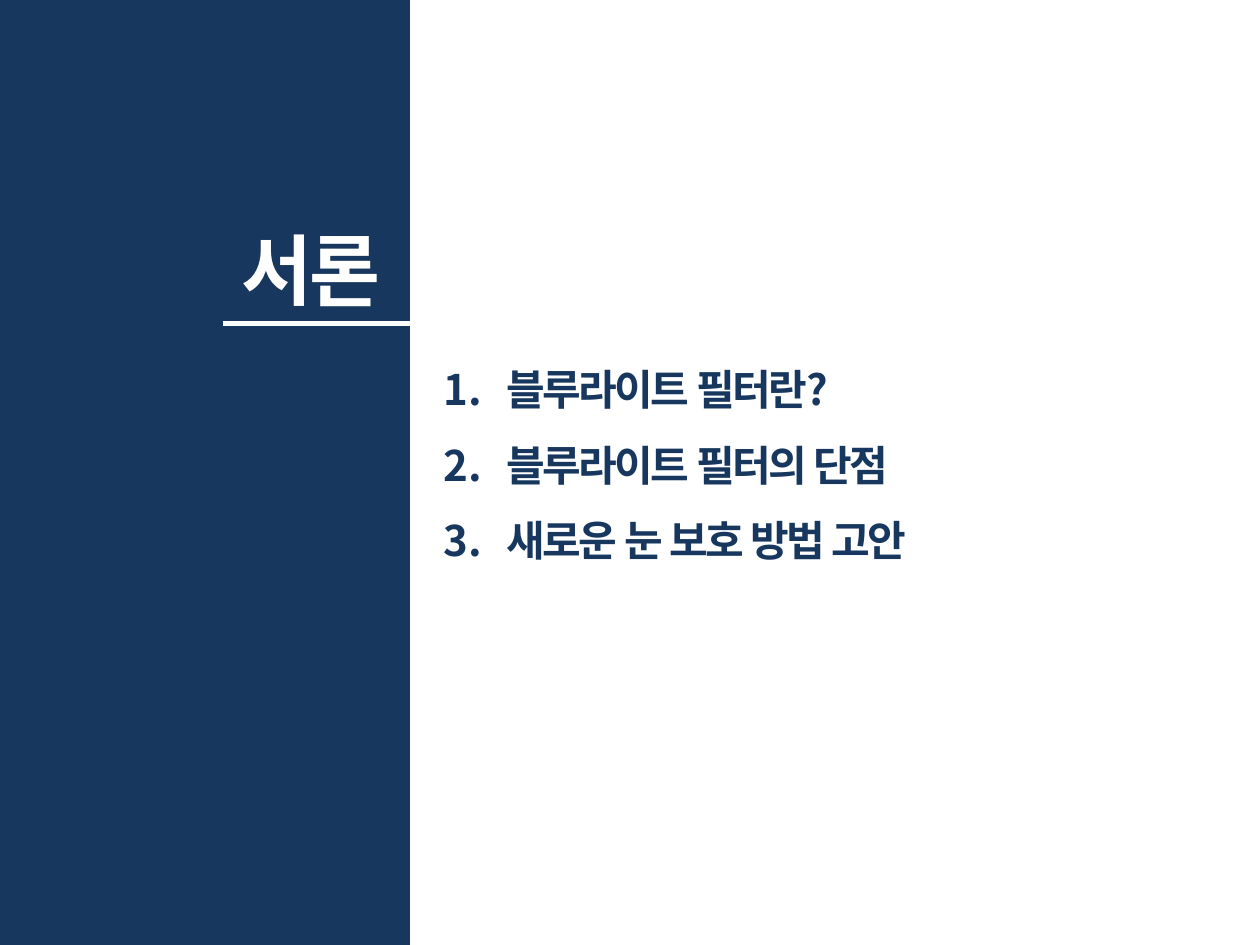
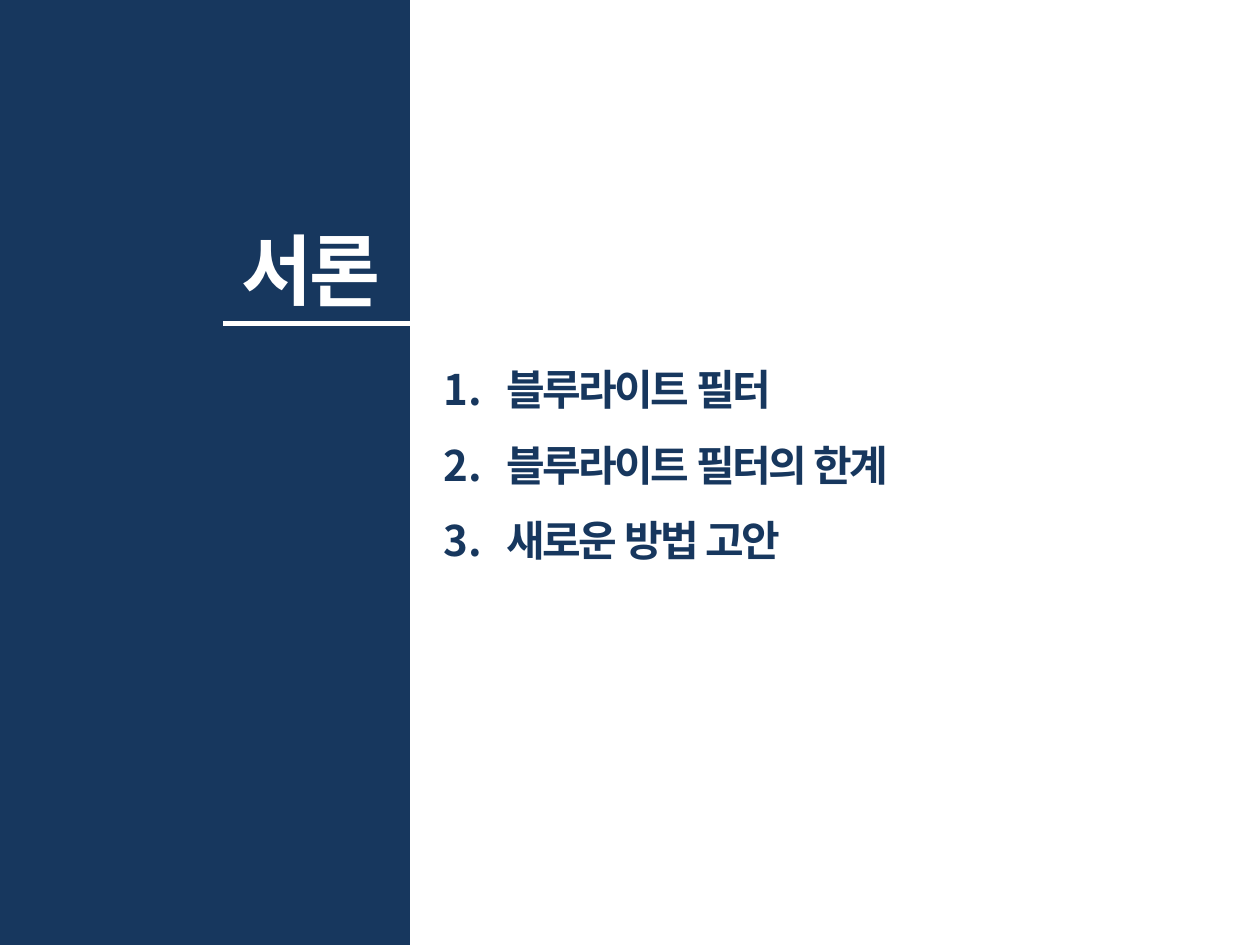
Before and after one commit to 201411108/Black-Android-app-for-eye, a slide deck: slide 3 of Document/발표PPT.pptx. Drawn at 1260x945 pixels with LibreOffice and Linux fonts; fonts in the diff are those of the drawing. Boxes give left, top, right and bottom in pixels: in the first picture for what was removed or moved away, otherwise in the second. Text is boxed around its words. In the diff, an @@ line names an element or a change of style, - is before the commit and + after.

```diff
--- a/Document/발표PPT.pptx
+++ b/Document/발표PPT.pptx
@@ text at bbox=[507, 369, 888, 560]: text changed @@
-1. 블루라이트 필터란?
-2. 블루라이트 필터의 단점
-3. 새로운 눈 보호 방법 고안
+1. 블루라이트 필터
+2. 블루라이트 필터의 한계
+3. 새로운 방법 고안
```
Also in this commit, not shown: 12 other slides changed, 11 slides removed.
